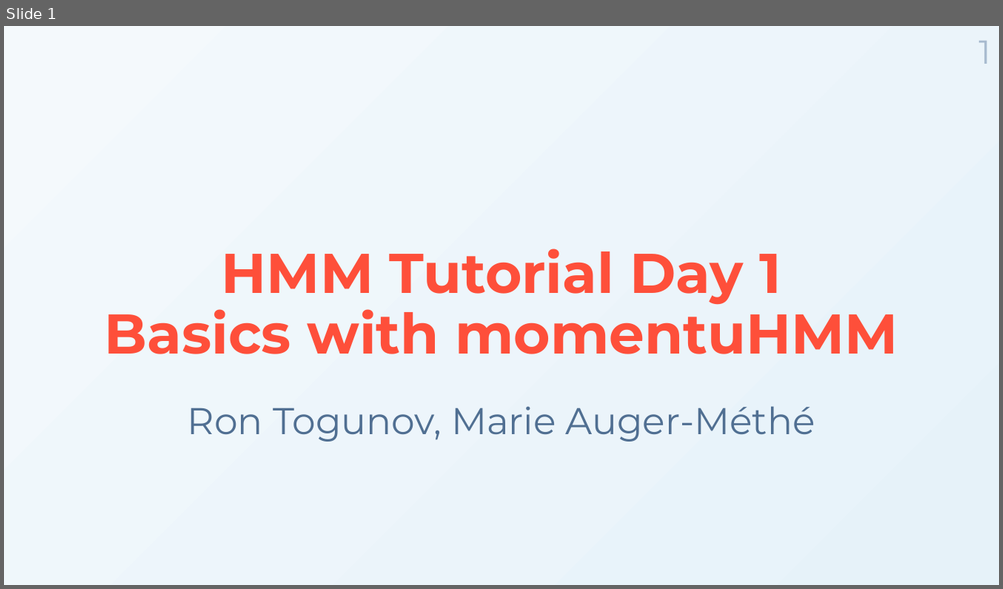
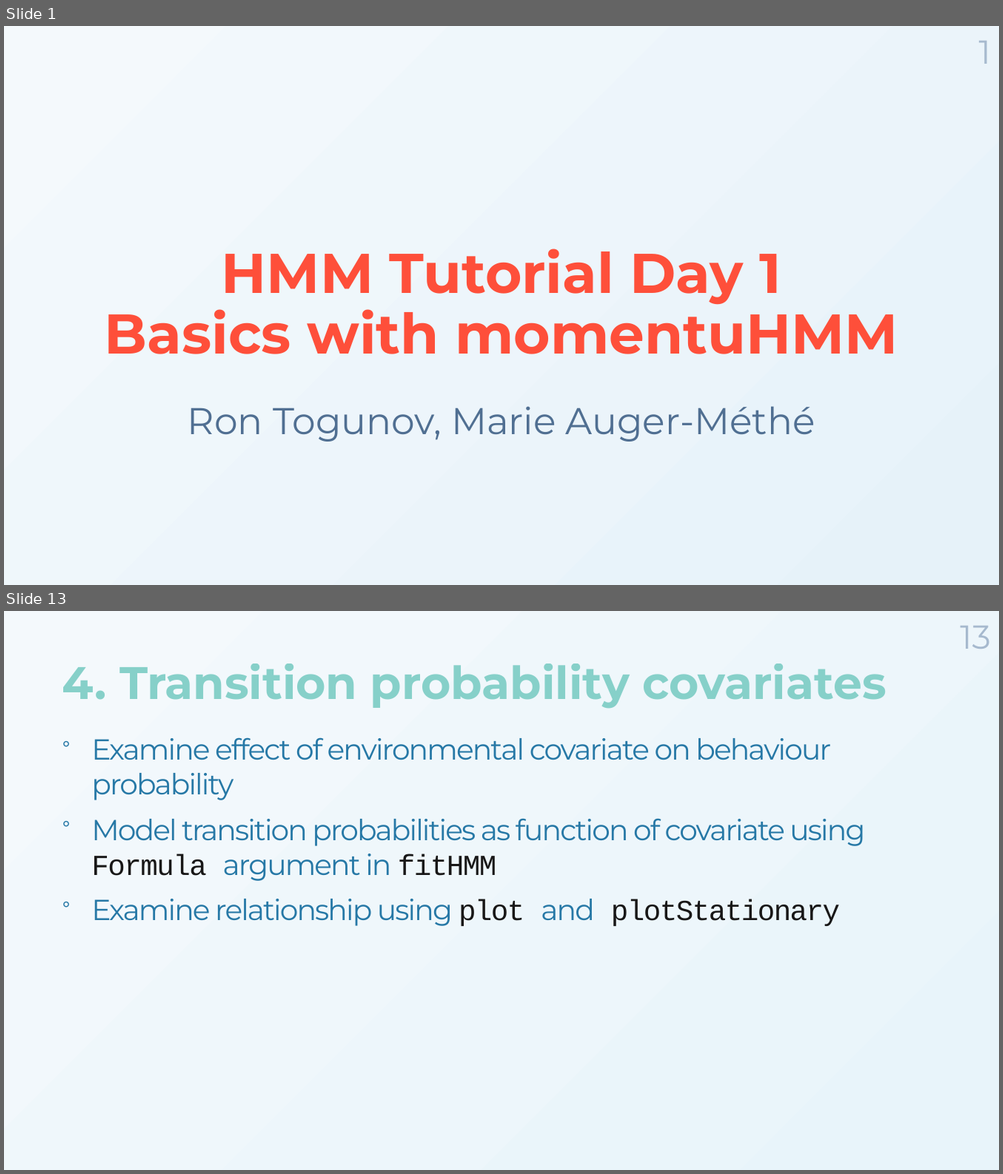
Before and after one commit to MarieAugerMethe/DFO_HMM_2022, a slide deck: Day1/HMM_Tutorial_Day1.pptx. Shown one above the other, each under a label of ours: slide 1 before the commit, slides 1 and 13 after it; the slides between them are not shown. The pictures are 1003x589 and 1003x1174 pixels, drawn with LibreOffice and Linux fonts; fonts in the diff are those of the drawing; background and template pictures are left out. Boxes give left, top, right and bottom in pixels: in the first picture for what was removed or moved away, otherwise in the second. Text is boxed around its words. In the diff, an @@ line names an element or a change of style, - is before the commit and + after.

```diff
--- a/Day1/HMM_Tutorial_Day1.pptx
+++ b/Day1/HMM_Tutorial_Day1.pptx
@@ slide 13 added at [4,611,999,1170], background gradient #F4F9FC to #E8F4FA @@
@@ page number added at [959,626,990,649], 32 pt, text #A6B9CE @@
+13
@@ title added at [62,664,885,709], 44 pt, text gradient #7BCCC4 to #0868AC, bold @@
+4. Transition probability covariates
@@ text added at [91,738,865,926], 28 pt, text #2678A6 @@
+° Examine effect of environmental covariate on behaviour probability
+° Model transition probabilities as function of covariate using Formula argument in fitHMM
+° Examine relationship using plot and plotStationary
```
Also in this commit, not shown: 7 slides changed, 6 other slides added, 2 slides removed, 7 other files.
